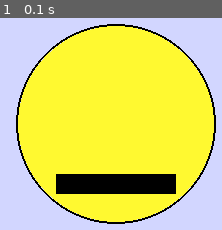
Above: before the commit, frame 1.
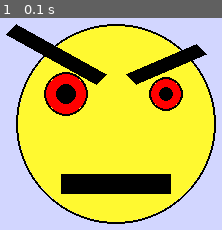
Above: after the commit, the same moment.

Repository: dxd1dxd/Test
Game: pygame game, started from Pygame/Case_1.py
Two runs of this game, one before a commit and one after it. Both use one fixed random seed, a clock stepped at 60 frames per second and the inputs below.
Inputs:
- Up to frame 1 (0.1 s): no input

The runs differ from the first frame. In frame 1, 11% of the frame differs, in the area x 2-94%, y 2-84%.

Commit message:
Окончательная версия

Diff:
--- a/Pygame/Case_1.py
+++ b/Pygame/Case_1.py
@@ -11,7 +11,20 @@
 circle(screen, (255, 249, 48), (150, 150), 98)
 circle(screen, (0, 0, 0), (150, 150), 100, 2)
 #creating a mouth
-rect(screen, (0, 0, 0), (90, 200, 120, 20))
+rect(screen, (0, 0, 0), (95, 200, 110, 20))
+#creating eyes
+circle(screen, ('#ff0000'), (100, 120), 20)
+circle(screen, (0, 0, 0), (100, 120), 22, 2)
+circle(screen, (0, 0, 0), (100, 120), 10)
+
+circle(screen, ('#ff0000'), (200, 120), 15)
+circle(screen, (0, 0, 0), (200, 120), 17, 2)
+circle(screen, (0, 0, 0), (200, 120), 7)
+
+#creating eyebrows
+polygon(screen, (0, 0, 0), [(50, 50), (40, 60), (130, 110), (140, 100)])
+polygon(screen, (0, 0, 0), [(170, 110), (160, 100), (230, 70), (240, 80)])
+
 
 pygame.display.update()
 clock = pygame.time.Clock()
